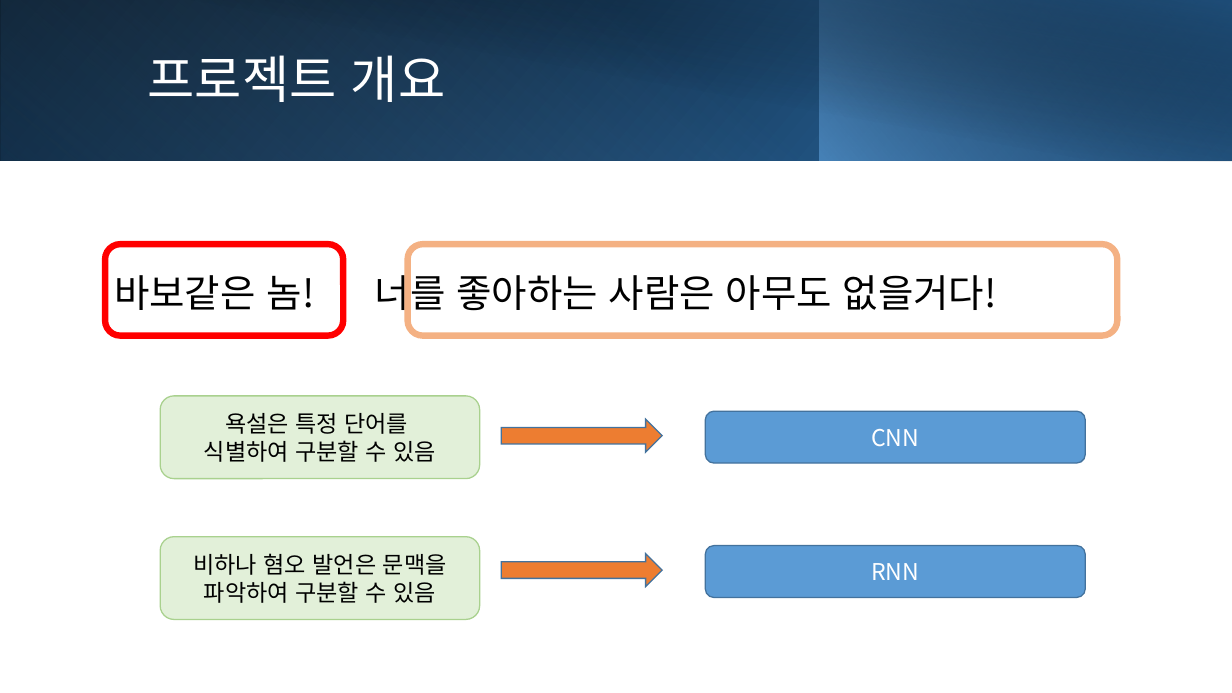
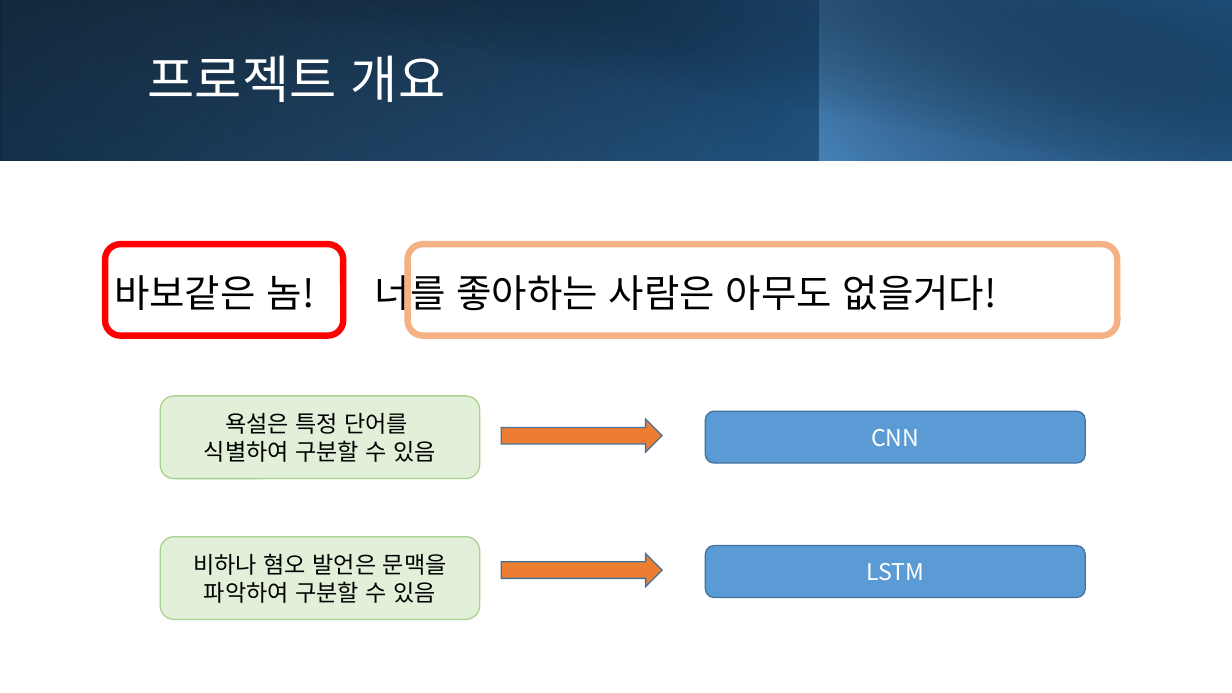
Before and after one commit to Othkkartho/abuse_division, a slide deck: slide 4 of 인공지능 발표.pptx. Drawn at 1232x693 pixels with LibreOffice and Linux fonts; fonts in the diff are those of the drawing. Boxes give left, top, right and bottom in pixels: in the first picture for what was removed or moved away, otherwise in the second. Text is boxed around its words. In the diff, an @@ line names an element or a change of style, - is before the commit and + after.

```diff
--- a/인공지능 발표.pptx
+++ b/인공지능 발표.pptx
@@ text in rounded rectangle at <box>866,563,924,580</box>: text changed @@
-RNN
+LSTM
```
Also in this commit, not shown: 2 other slides changed.
